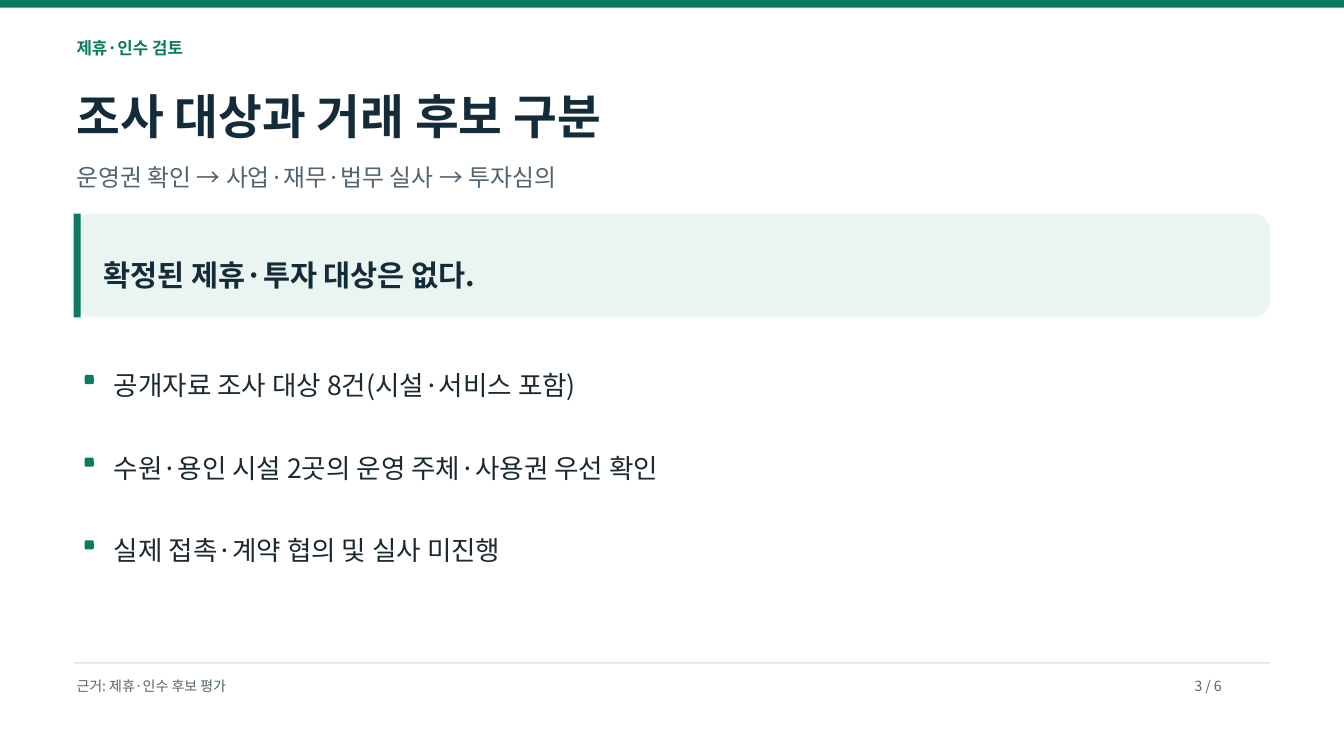
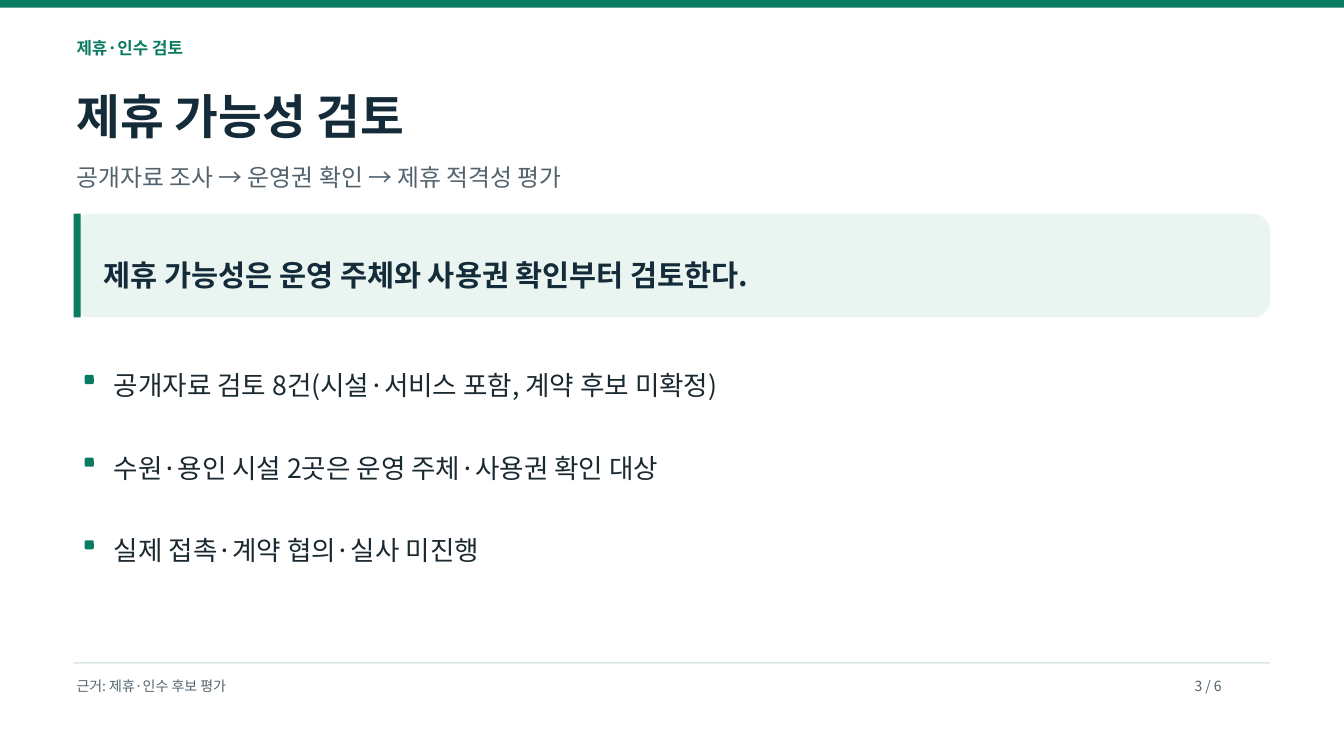
Before and after one commit to dohyunkimmm/footmate-case-study, a slide deck: slide 3 of src/case-study/downloads/footmate_strategy_p0_p2.pptx. Drawn at 1344x756 pixels with LibreOffice and Linux fonts; fonts in the diff are those of the drawing. Boxes give left, top, right and bottom in pixels: in the first picture for what was removed or moved away, otherwise in the second. Text is boxed around its words. In the diff, an @@ line names an element or a change of style, - is before the commit and + after.

```diff
--- a/src/case-study/downloads/footmate_strategy_p0_p2.pptx
+++ b/src/case-study/downloads/footmate_strategy_p0_p2.pptx
@@ text at [77, 94, 405, 139]: text changed @@
-조사 대상과 거래 후보 구분
+제휴 가능성 검토
@@ text at [77, 166, 562, 188]: text changed @@
-운영권 확인 → 사업·재무·법무 실사 → 투자심의
+공개자료 조사 → 운영권 확인 → 제휴 적격성 평가
@@ text at [104, 261, 749, 289]: text changed @@
-확정된 제휴·투자 대상은 없다.
+제휴 가능성은 운영 주체와 사용권 확인부터 검토한다.
@@ text at [114, 373, 717, 400]: text changed @@
-공개자료 조사 대상 8건(시설·서비스 포함)
+공개자료 검토 8건(시설·서비스 포함, 계약 후보 미확정)
@@ text at [114, 456, 658, 480]: text changed @@
-수원·용인 시설 2곳의 운영 주체·사용권 우선 확인
+수원·용인 시설 2곳은 운영 주체·사용권 확인 대상
@@ text at [114, 537, 479, 562]: text changed @@
-실제 접촉·계약 협의 및 실사 미진행
+실제 접촉·계약 협의·실사 미진행
```
Also in this commit, not shown: 5 other slides changed, 5 other files.
